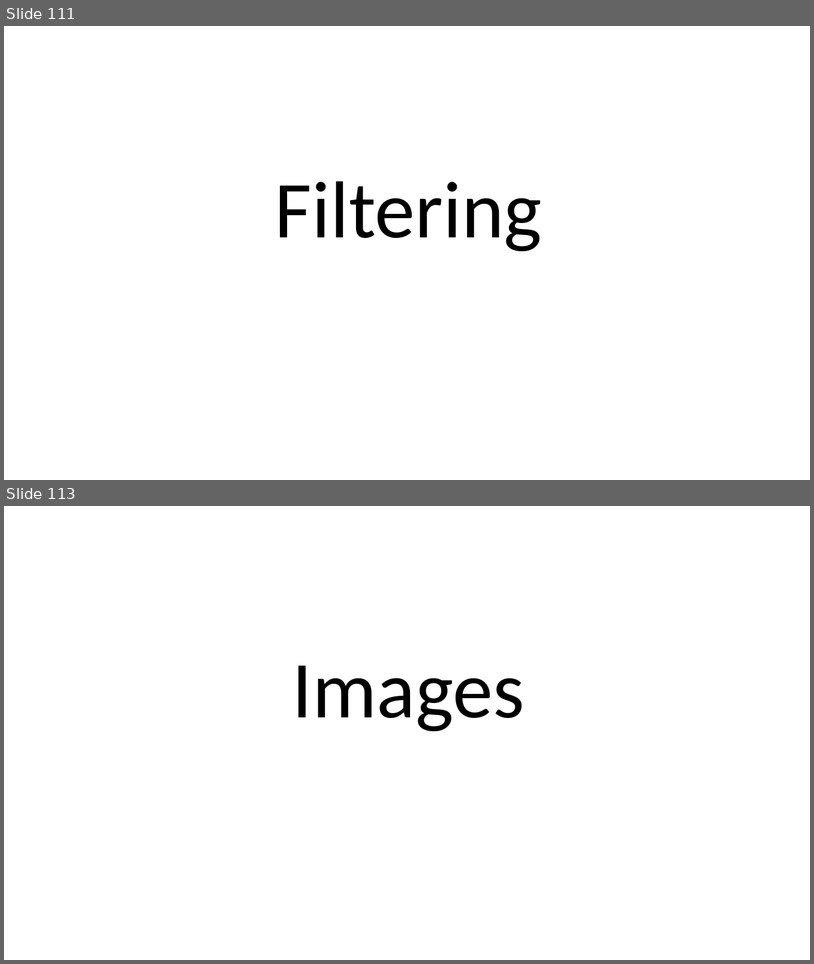
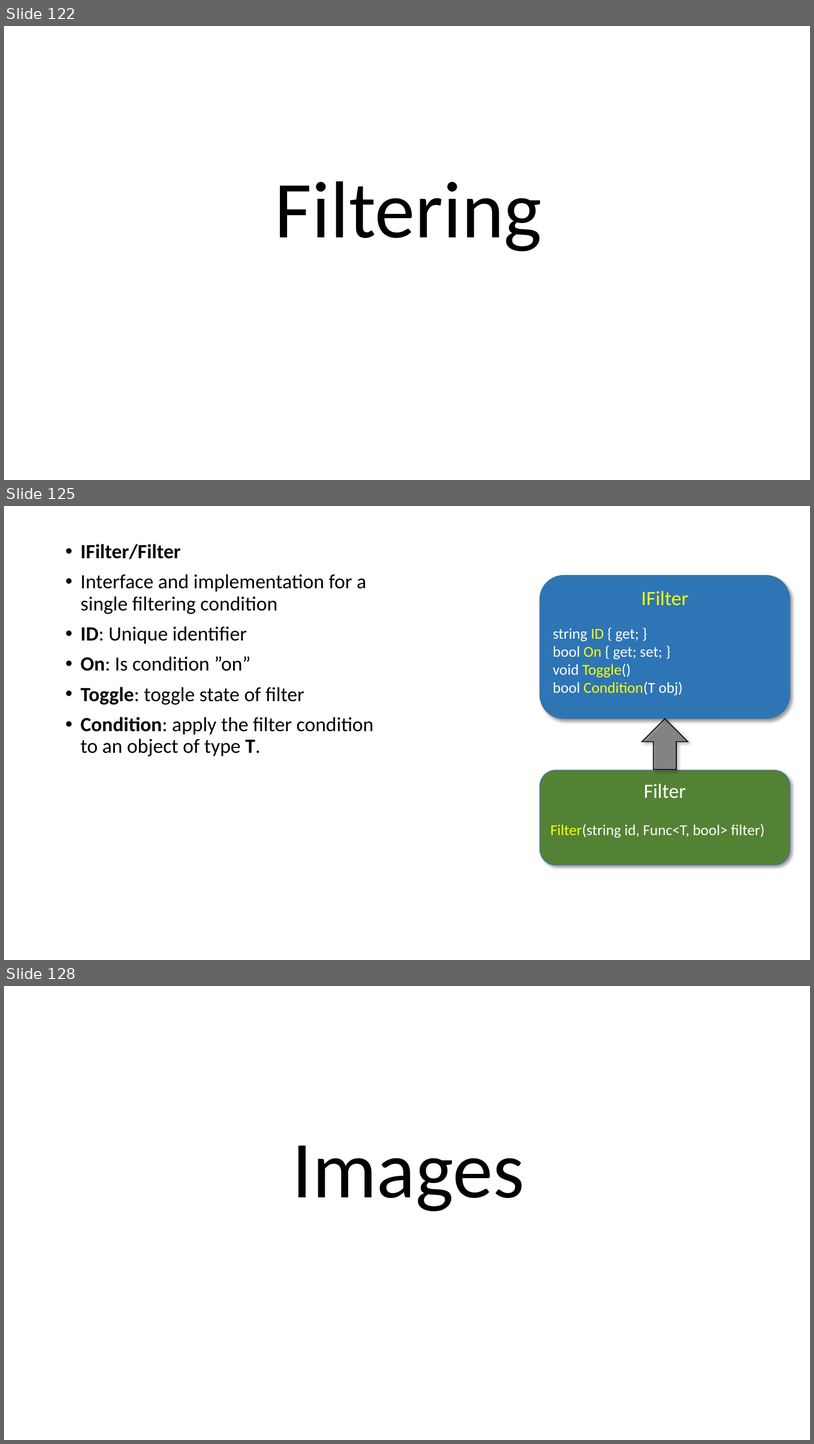
Before and after one commit to perl-easj/Teaching-materials, a slide deck: CSharpProgramming/Presentations/MVVMStarter Class Library.pptx. Shown one above the other, each under a label of ours: slides 111 and 113 before the commit, slides 122, 125 and 128 after it; the slides between them are not shown. The pictures are 814x964 and 814x1444 pixels, drawn with LibreOffice and Linux fonts; fonts in the diff are those of the drawing. Boxes give left, top, right and bottom in pixels: in the first picture for what was removed or moved away, otherwise in the second. Text is boxed around its words. In the diff, an @@ line names an element or a change of style, - is before the commit and + after.

```diff
--- a/CSharpProgramming/Presentations/MVVMStarter Class Library.pptx
+++ b/CSharpProgramming/Presentations/MVVMStarter Class Library.pptx
@@ slide 125 added at bbox=[4, 506, 810, 960], background #FFFFFF @@
@@ text added at bbox=[81, 544, 374, 756], 24 pt, text #000000 @@
+• IFilter/Filter
+• Interface and implementation for a single filtering condition
+• ID: Unique identifier
+• On: Is condition ”on”
+• Toggle: toggle state of filter
+• Condition: apply the filter condition to an object of type T.
@@ rounded rectangle added at bbox=[540, 576, 791, 719], fill #2E75B6, outline #43739E 1 pt, 18 pt, text #FFFFFF @@
+IFilter
+string ID { get; }
+bool On { get; set; }
+void Toggle()
+bool Condition(T obj)
@@ right arrow added at bbox=[642, 718, 688, 769], fill #595959 at 60% opacity, outline #000000 1 pt @@
@@ rounded rectangle added at bbox=[540, 771, 791, 865], fill #548235, outline #43739E 1 pt, 18 pt, text #FFFFFF @@
+Filter
+Filter(string id, Func<T, bool> filter)
@@ what was slide 111 is now slide 122 @@
@@ what was slide 113 is now slide 128 @@
```
Also in this commit, not shown: 1 slide changed, 49 other slides added, 7 slides removed, 1 other file.
